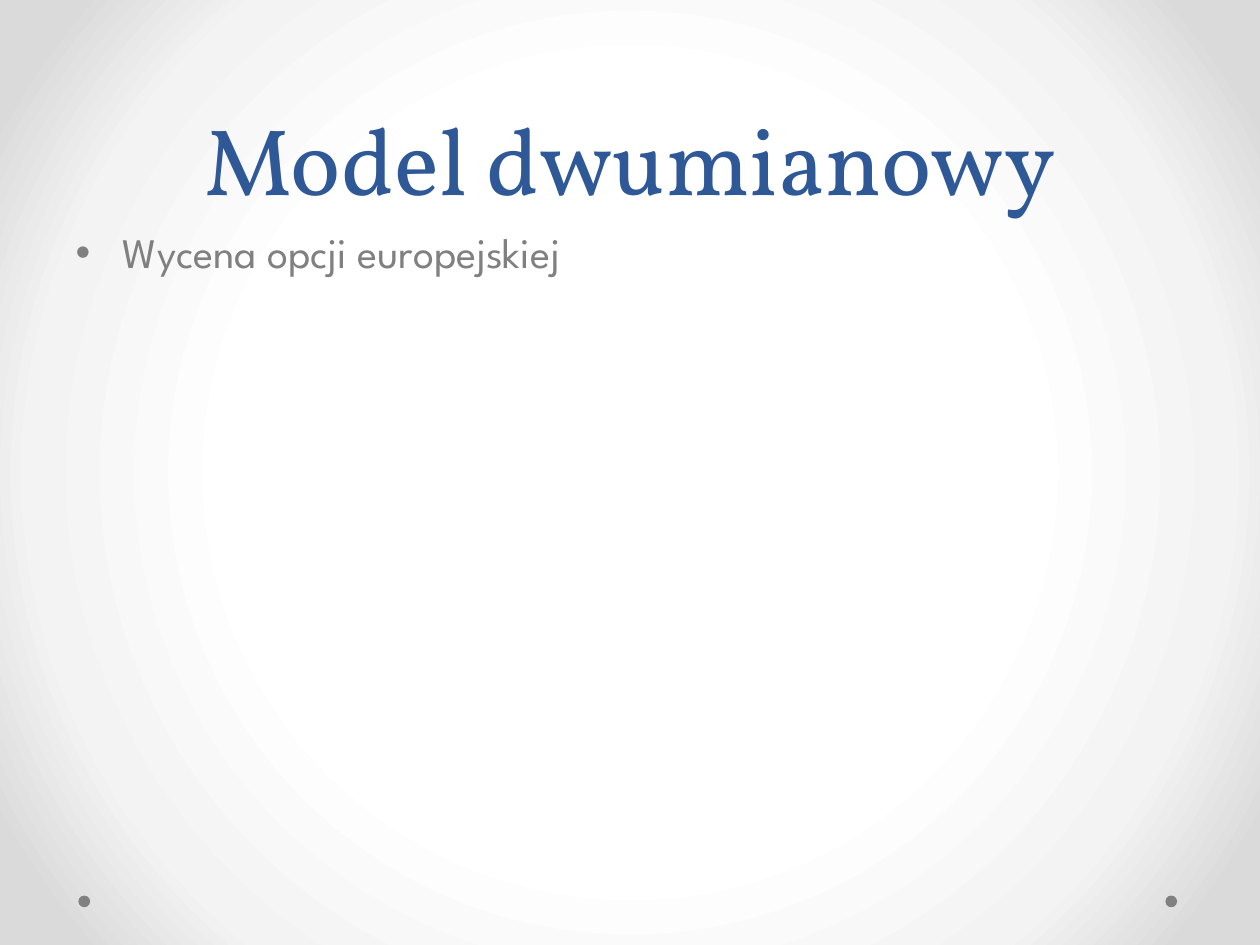
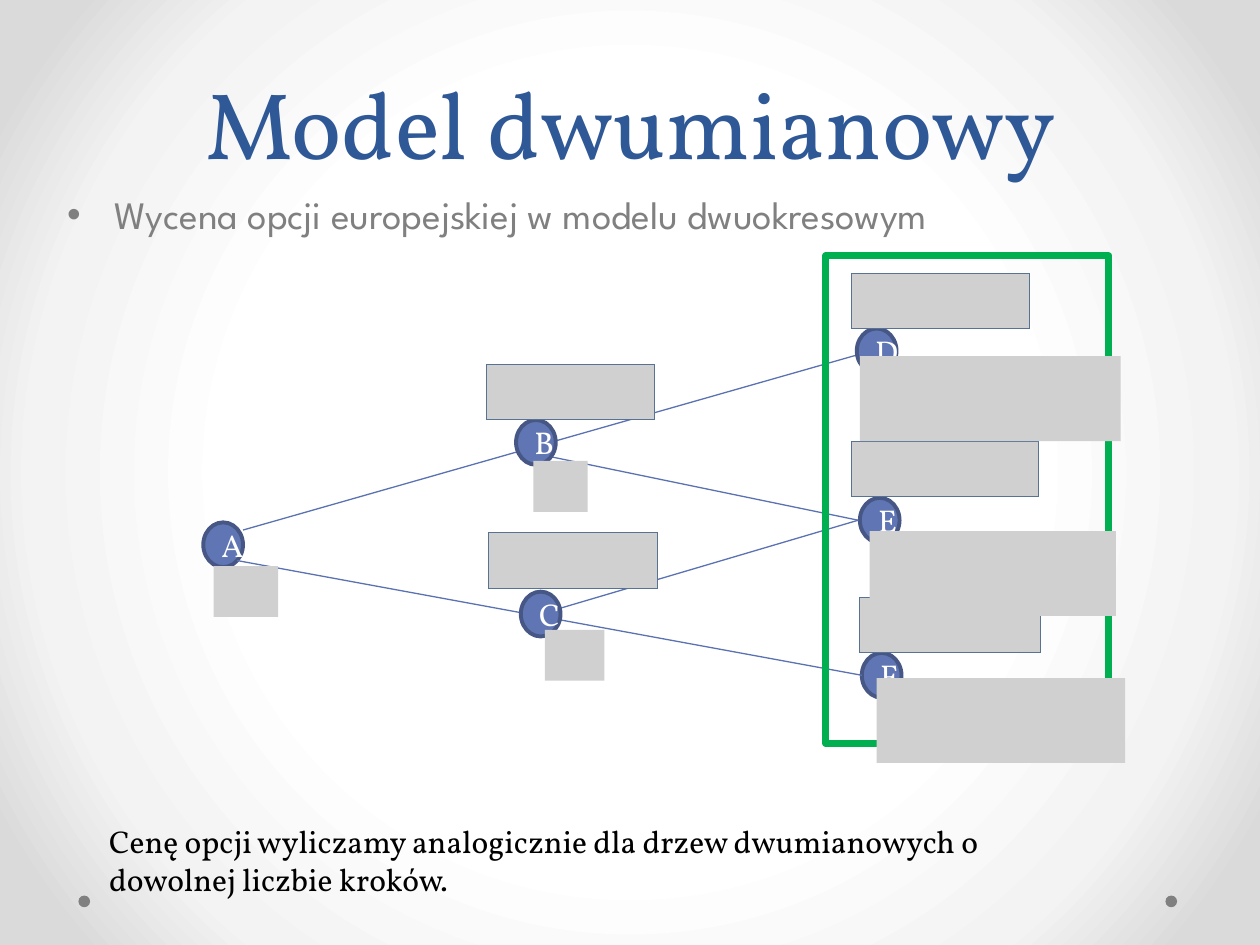
Before and after one commit to klaudia-tunska/Projekt, a slide deck: slide 8 of Prezentacja.pptx. Drawn at 1260x945 pixels with LibreOffice and Linux fonts; fonts in the diff are those of the drawing; grey boxes stand for pictures. Boxes give left, top, right and bottom in pixels: in the first picture for what was removed or moved away, otherwise in the second. Text is boxed around its words. In the diff, an @@ line names an element or a change of style, - is before the commit and + after.

```diff
--- a/Prezentacja.pptx
+++ b/Prezentacja.pptx
@@ title "Model dwumianowy": place and size @@
-title "Model dwumianowy" at (205,127,1055,219)
+title "Model dwumianowy" at (205,91,1056,183)
@@ text at (114,202,928,238): text changed; size 24 to 22.2 pt @@
-• Wycena opcji europejskiej
+• Wycena opcji europejskiej w modelu dwuokresowym
@@ rectangle added at (825,256,1109,743), outline #00B050 4 pt @@
@@ picture added at (852,273,1031,329) @@
@@ ellipse added at (857,329,896,374), fill #6076B4, outline #475785 2.25 pt, 18 pt, text #FFFFFF @@
+D
@@ line added from (243, 530) to (858, 354), #5C72B2 0.75 pt @@
@@ picture added at (859,357,1120,441) @@
@@ picture added at (486,364,655,420) @@
@@ ellipse added at (517,420,556,465), fill #6076B4, outline #475785 2.25 pt, 18 pt, text #FFFFFF @@
+B
@@ picture added at (852,441,1038,496) @@
@@ line added from (530, 452) to (858, 520), #5C72B2 0.75 pt @@
@@ picture added at (533,461,587,512) @@
@@ ellipse added at (859,498,898,543), fill #6076B4, outline #475785 2.25 pt, 18 pt, text #FFFFFF @@
+E
@@ ellipse added at (203,523,242,568), fill #6076B4, outline #475785 2.25 pt, 18 pt, text #FFFFFF @@
+A
@@ picture added at (489,533,658,588) @@
@@ line added from (541, 614) to (858, 520), #5C72B2 0.75 pt @@
@@ picture added at (869,530,1116,615) @@
@@ picture added at (214,566,278,616) @@
@@ line added from (237, 561) to (862, 675), #5C72B2 0.75 pt @@
@@ ellipse added at (520,592,559,638), fill #6076B4, outline #475785 2.25 pt, 18 pt, text #FFFFFF @@
+C
@@ picture added at (859,597,1040,653) @@
@@ picture added at (544,630,604,680) @@
@@ ellipse added at (862,653,901,698), fill #6076B4, outline #475785 2.25 pt, 18 pt, text #FFFFFF @@
+F
@@ picture added at (877,678,1125,762) @@
@@ text added at (109,830,978,899), 18 pt, text #000000 @@
+Cenę opcji wyliczamy analogicznie dla drzew dwumianowych o dowolnej liczbie kroków.
```
Also in this commit, not shown: 1 other slide changed.
